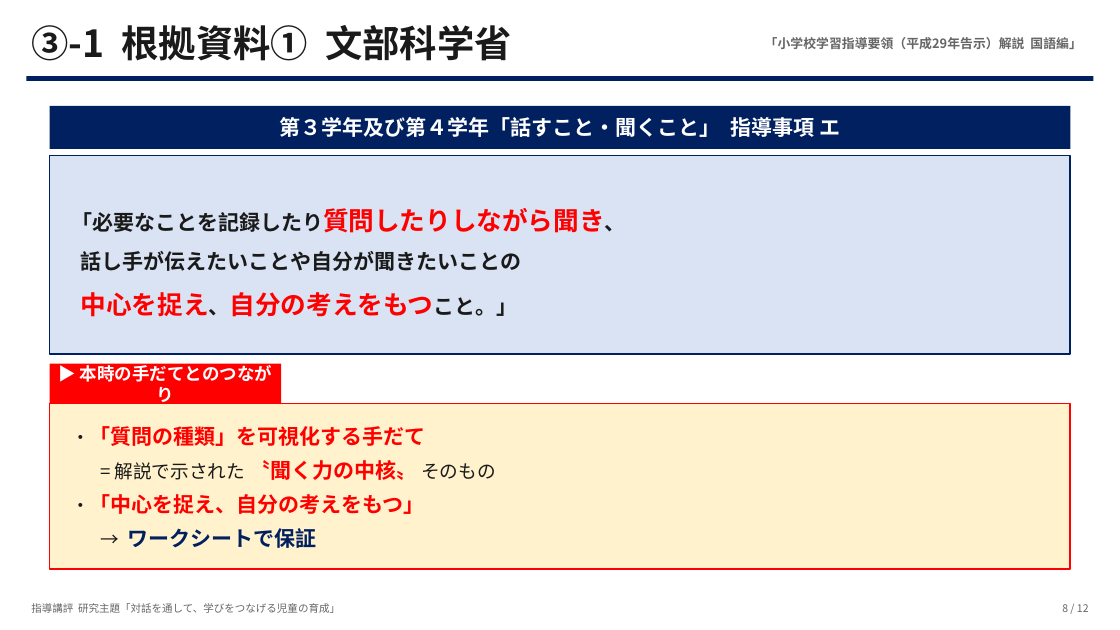
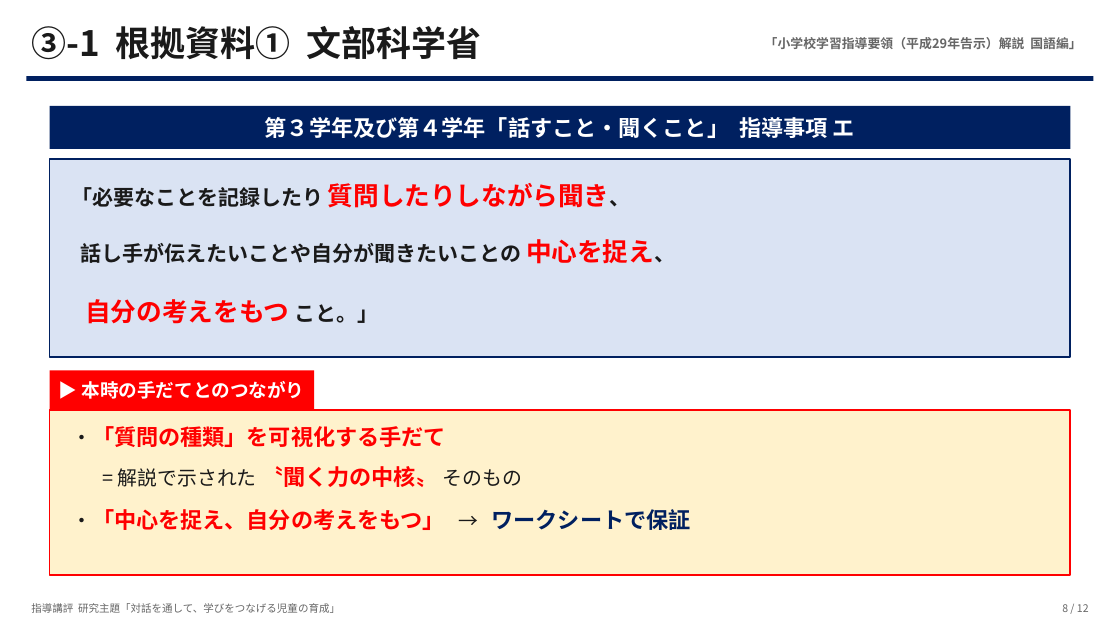
Before and after one commit to contynet730-star/con30, a slide deck: slide 8 of 指導講評_対話を通して学びをつなげる児童.pptx. Drawn at 1120x630 pixels with LibreOffice and Linux fonts; fonts in the diff are those of the drawing. Boxes give left, top, right and bottom in pixels: in the first picture for what was removed or moved away, otherwise in the second. Text is boxed around its words. In the diff, an @@ line names an element or a change of style, - is before the commit and + after.

```diff
--- a/指導講評_対話を通して学びをつなげる児童.pptx
+++ b/指導講評_対話を通して学びをつなげる児童.pptx
@@ text "③-1 根拠資料① 文部科学省" at (31, 26, 482, 60): size 32 to 30 pt @@
@@ text "第３学年及び第４学年「話すこと・聞くこと」 指導事項 エ" at (265, 117, 855, 138): size 18 to 19 pt @@
@@ rectangle: place and size @@
-rectangle at (50, 155, 1070, 354)
+rectangle at (50, 159, 1070, 357)
@@ text added at (71, 183, 631, 208), 18 pt, text #1A1A1A, bold @@
+「必要なことを記録したり 質問したりしながら聞き、
@@ text at (81, 239, 675, 264): text changed @@
-「必要なことを記録したり質問したりしながら聞き、
-話し手が伝えたいことや自分が聞きたいことの
-中心を捉え、自分の考えをもつこと。」
+話し手が伝えたいことや自分が聞きたいことの 中心を捉え、
@@ text added at (85, 299, 378, 324), 22 pt, text #FF0000, bold @@
+自分の考えをもつ こと。」
@@ text "▶ 本時の手だてとのつながり": place and size @@
-text "▶ 本時の手だてとのつながり" at (80, 362, 272, 406)
+text "▶ 本時の手だてとのつながり" at (82, 381, 305, 399)
@@ text "▶ 本時の手だてとのつながり" at (82, 381, 305, 399): size 15 to 16 pt @@
@@ rectangle: place and size @@
-rectangle at (50, 364, 281, 403)
+rectangle at (50, 371, 314, 410)
@@ rectangle: place and size @@
-rectangle at (50, 403, 1070, 569)
+rectangle at (50, 410, 1070, 576)
@@ text added at (71, 426, 446, 447), 19 pt, text #FF0000, bold @@
+・「質問の種類」を可視化する手だて
@@ text added at (118, 466, 522, 487), 17 pt, text #1A1A1A @@
+= 解説で示された 〝聞く力の中核〟 そのもの
@@ text "・「中心を捉え、自分の考えをもつ」 → ワークシートで保証" at (71, 509, 691, 530): vertical alignment top to middle @@
@@ text at (71, 509, 691, 530): text changed; size 18 to 19 pt @@
-・「質問の種類」を可視化する手だて
-= 解説で示された 〝聞く力の中核〟 そのもの
-・「中心を捉え、自分の考えをもつ」
-→ ワークシートで保証
+・「中心を捉え、自分の考えをもつ」 → ワークシートで保証
```
Also in this commit, not shown: 11 other slides changed.
